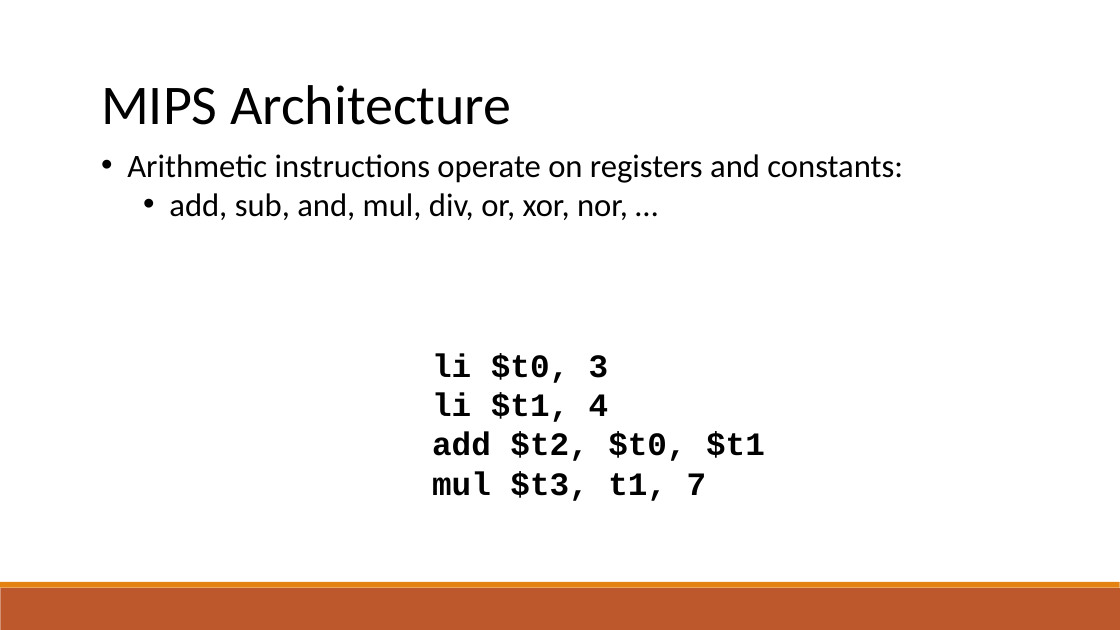
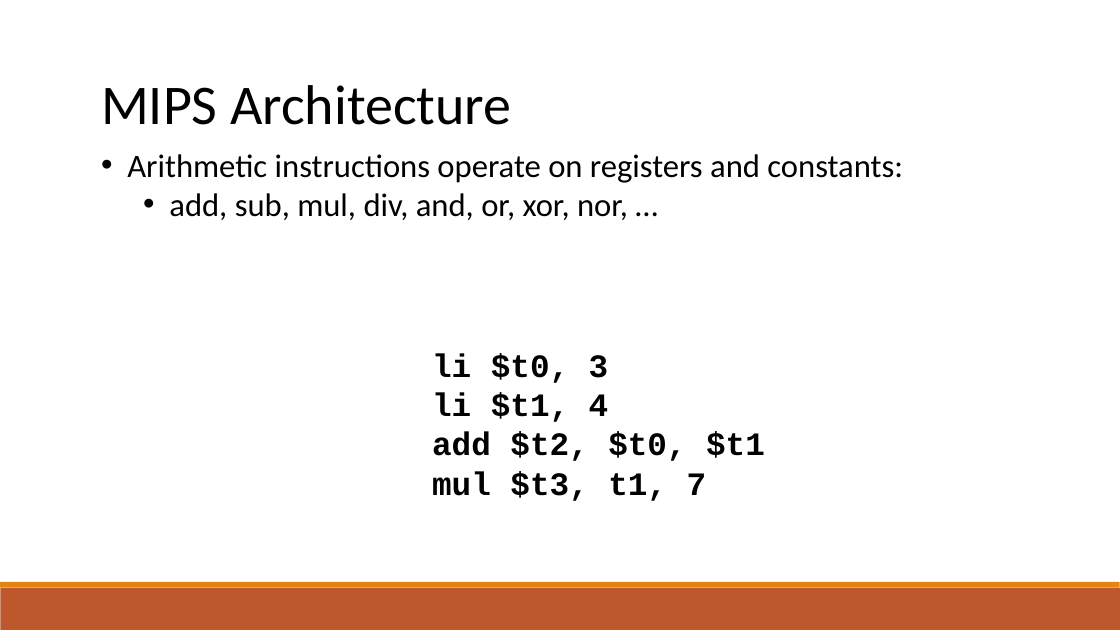
Before and after one commit to raghadzeidan/COMPILATION_TAU_FOR_STUDENTS, a slide deck: slide 3 of new_slides/codegen.pptx. Drawn at 1120x630 pixels with LibreOffice and Linux fonts; fonts in the diff are those of the drawing. Boxes give left, top, right and bottom in pixels: in the first picture for what was removed or moved away, otherwise in the second. Text is boxed around its words. In the diff, an @@ line names an element or a change of style, - is before the commit and + after.

```diff
--- a/new_slides/codegen.pptx
+++ b/new_slides/codegen.pptx
@@ text at (169,193,628,220): text changed @@
-  • add, sub, and, mul, div, or, xor, nor, …
+  • add, sub, mul, div, and, or, xor, nor, …
```
Also in this commit, not shown: 5 other slides changed, 12 slides added, 1 other file.
